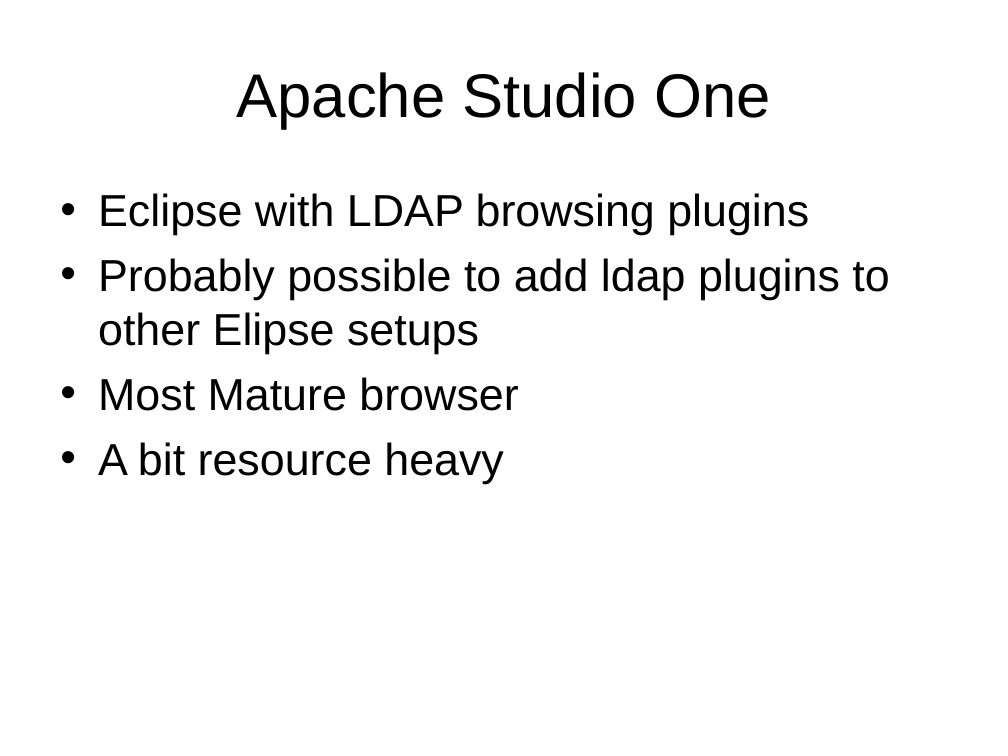
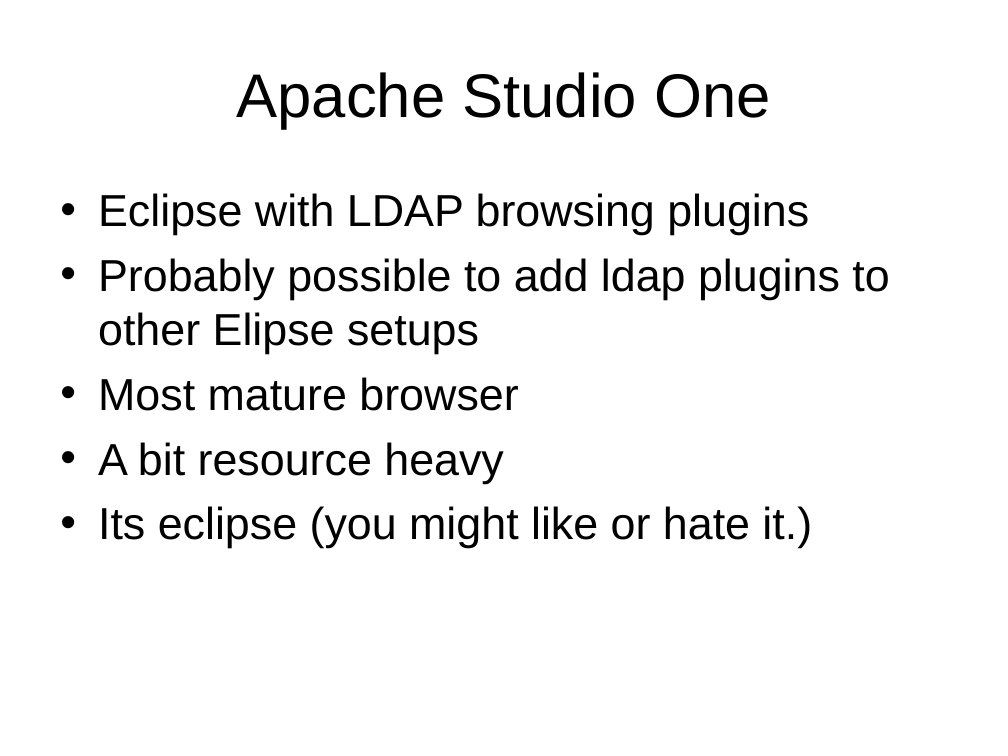
Before and after one commit to LIPHP/LDAP-Talk, a slide deck: slide 6 of Docs/LIPHP-Using LDAP with PHP.ppt. Drawn at 1008x756 pixels with LibreOffice and Linux fonts; fonts in the diff are those of the drawing. Boxes give left, top, right and bottom in pixels: in the first picture for what was removed or moved away, otherwise in the second. Text is boxed around its words. In the diff, an @@ line names an element or a change of style, - is before the commit and + after.

Commit message:
Added some more slides.

```diff
--- a/Docs/LIPHP-Using LDAP with PHP.ppt
+++ b/Docs/LIPHP-Using LDAP with PHP.ppt
@@ text at (98, 377, 518, 411): text changed @@
-• Most Mature browser
+• Most mature browser
@@ text at (98, 506, 812, 548): paragraph added @@
+• Its eclipse (you might like or hate it.)
```
Also in this commit, not shown: 3 other slides changed, 2 slides added.
